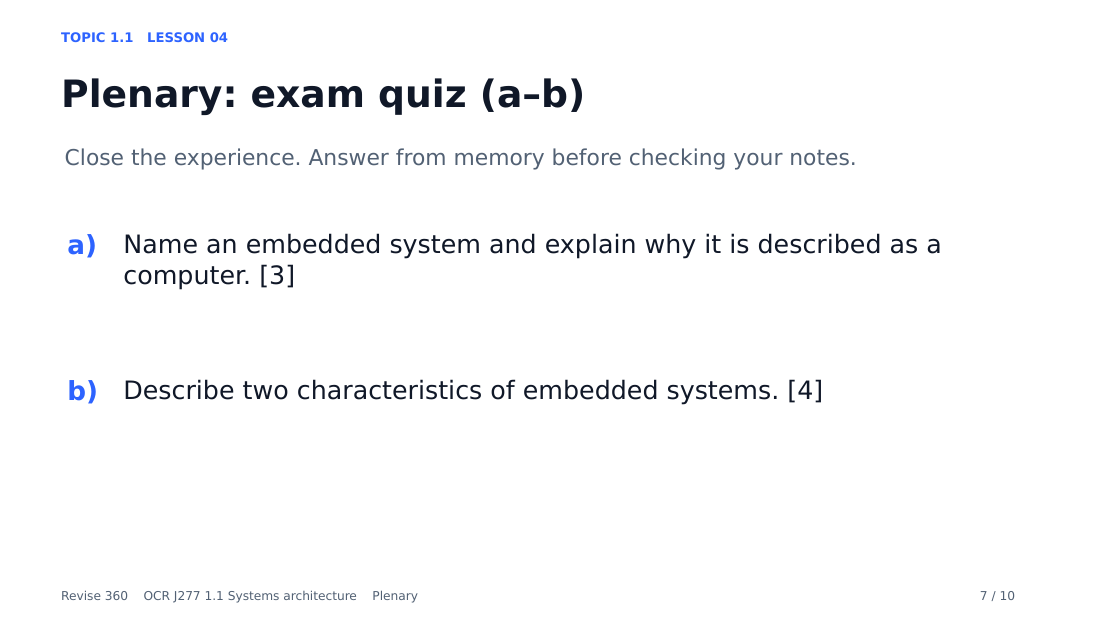
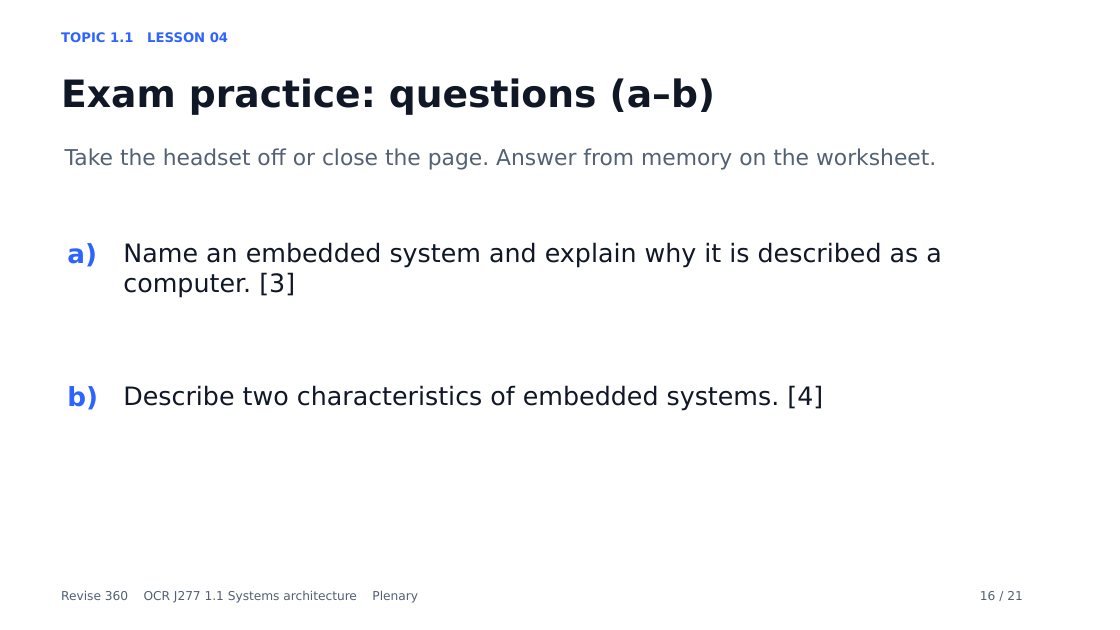
Before and after one commit to MrP-CS/Revise360, a slide deck: slide 16 of presentations/SA_L04_SmartHome_Lesson.pptx (slide 7 before the commit). Drawn at 1120x630 pixels with LibreOffice and Linux fonts; fonts in the diff are those of the drawing. Boxes give left, top, right and bottom in pixels: in the first picture for what was removed or moved away, otherwise in the second. Text is boxed around its words. In the diff, an @@ line names an element or a change of style, - is before the commit and + after.

Commit message:
Align Topic 1.1 lesson decks with worksheets and experience views

```diff
--- a/presentations/SA_L04_SmartHome_Lesson.pptx
+++ b/presentations/SA_L04_SmartHome_Lesson.pptx
@@ text at [61,78,716,115]: text changed @@
-Plenary: exam quiz (a–b)
+Exam practice: questions (a–b)
@@ text at [65,148,936,170]: text changed @@
-Close the experience. Answer from memory before checking your notes.
+Take the headset off or close the page. Answer from memory on the worksheet.
@@ text "a)": place and size @@
-text "a)" at [67,234,97,258]
+text "a)" at [67,243,97,267]
@@ text "Name an embedded system and ...": place and size @@
-text "Name an embedded system and ..." at [123,233,942,290]
+text "Name an embedded system and ..." at [123,242,942,298]
@@ text "b)": place and size @@
-text "b)" at [67,380,98,404]
+text "b)" at [67,386,98,410]
@@ text "Describe two characteristics of embedded ...": place and size @@
-text "Describe two characteristics of embedded ..." at [123,379,823,405]
+text "Describe two characteristics of embedded ..." at [123,385,823,411]
@@ text at [980,591,1023,600]: text changed @@
-7 / 10
+16 / 21
```
Also in this commit, not shown: 7 other slides changed, 13 slides added, 2 slides removed, 3 other files.
